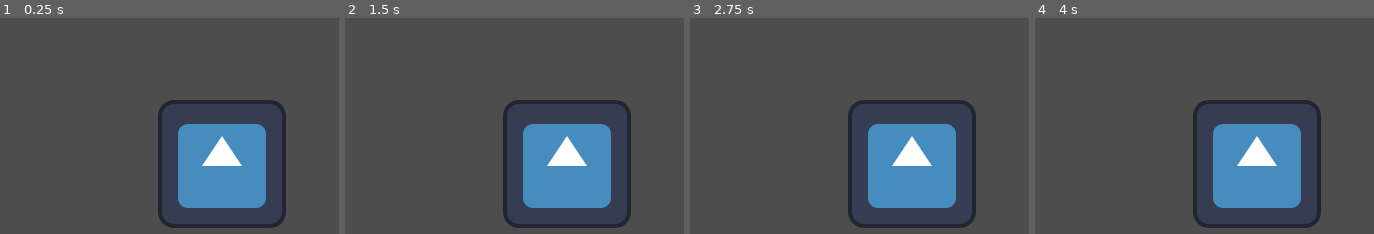
Above: before the commit, frames 1-4 (left to right).
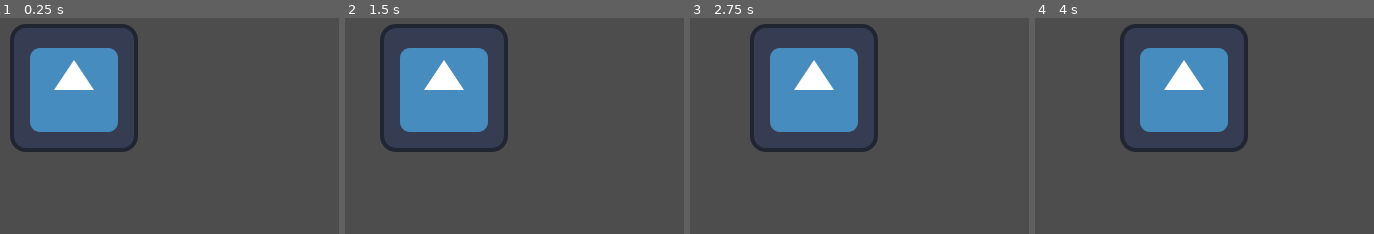
Above: after the commit, the same moments.

Repository: Oosh74/clear-code-tutorial-one
Game: Godot game, scene res://coding_4_data.tscn
Two runs of this game, one before a commit and one after it. Both use one fixed random seed, a clock stepped at 60 frames per second and the inputs below. This scene is started directly instead of the project's main scene. The engine's default icon, where the game draws it, is replaced by a stand-in: a white triangle on a blue panel in a dark square.
Inputs:
- Up to frame 1 (0.25 s): no input
- Up to frame 2 (1.5 s): no input
- Up to frame 3 (2.75 s): no input
- Up to frame 4 (4 s): no input

The runs differ from the first frame. In frame 1, 25% of the frame differs, in the area x 2-85%, y 2-98%; in frame 2, 25%; in frame 3, 25%; in frame 4, 24%.

Commit message:
Code part 5 done

Diff:
--- a/coding_boolean.gd
+++ b/coding_3_boolean.gd
@@ -37,7 +37,7 @@
 
 
 func _bottom_collision_detect(body: Node2D) -> void:
-	print(direction_y)
+	direction_y = "up"
 
 func _right_collision_detect(body: Node2D) -> void:
 	direction_x = "left"
--- a/coding_boolean.tscn
+++ b/coding_3_boolean.tscn
@@ -1,7 +1,7 @@
 [gd_scene format=3 uid="uid://bdsuy024gjln8"]
 
-[ext_resource type="Script" uid="uid://cl1h6arhr6j7e" path="res://coding_boolean.gd" id="1_ave4p"]
-[ext_resource type="Texture2D" uid="uid://dq3m1ckyy5fyy" path="res://icon.svg" id="1_edvyo"]
+[ext_resource type="Script" uid="uid://cl1h6arhr6j7e" path="res://coding_3_boolean.gd" id="1_qce8j"]
+[ext_resource type="Texture2D" uid="uid://dq3m1ckyy5fyy" path="res://icon.svg" id="2_sm0xf"]
 
 [sub_resource type="WorldBoundaryShape2D" id="WorldBoundaryShape2D_dsf4c"]
 
@@ -18,7 +18,7 @@
 size = Vector2(118, 110)
 
 [node name="CodingBoolean" type="Node2D" unique_id=1583381690]
-script = ExtResource("1_ave4p")
+script = ExtResource("1_qce8j")
 
 [node name="BottomColl" type="Area2D" parent="." unique_id=202391567]
 position = Vector2(355, 648)
--- a/coding_4_data.gd
+++ b/coding_4_data.gd
@@ -2,13 +2,37 @@
 
 @onready var sprite_2d: Sprite2D = $Sprite2D
 
-var pos := Vector2(500, 300)
+
+var direction := Vector2(1, 0)
+var speed = 20
+
+#Vectors
 #Vector to can also be accessed via variables
 var move_right := Vector2.RIGHT # this would be (1.0, 0.0), useful for moving right
 var move_down := Vector2.DOWN
 var move_left := Vector2.LEFT
 var move_up := Vector2.UP
 
-func _ready():
-	sprite_2d.position = pos
-	print(move_up)
+#func _ready():
+	#sprite_2d.position = direction
+	#print(move_up)
+
+func _process(delta: float) -> void:
+	sprite_2d.position += (direction * speed) * delta
+	print(sprite_2d.position * 3)
+	for i in example_array:
+		print('array example: ', i)
+
+	for i in example_dict:
+		print('dict array: ', i + ': ' + example_dict[i])
+
+#Arrays
+var example_array = ["hello", "goodbye", "adios", "muchacho"]
+
+#Dictionaries
+var example_dict = {
+	'a': 'Hello',
+	'b': 'Goodbye',
+	'c': 'Cacio',
+	'd': 'Pepe'
+}
--- /dev/null
+++ b/coding_5_funcs.gd
@@ -0,0 +1,43 @@
+extends Node2D
+
+var global_var := "Global variable" #accessible anywhere in the script
+
+
+func _ready() -> void:
+	print("READY!")
+	test_func() #will print default
+	test_func('ARGUMENT 123123123')
+	print('Global: ', global_var)
+	print('expected return test: ', test_func_two())
+	print(calc(6, 2, 'add'))
+	print(calc(6, 2, 'subtract'))
+	print(calc(6, 2, 'multiply'))
+	print(calc(6, 2, 'divide'))
+
+
+func test_func(param_one: String = "default value") -> String:
+	var local_var = 'local var to a function' #not accessible outside this function
+	print('paramater: ', param_one)
+	print('local: ', local_var )
+	return "Finished"
+
+func test_func_two(param: int = 1) -> int:
+	return param
+
+#Excercise:
+#	Create calc function where you can add two numbers and the operation as a string
+#	Example: calc(1,2,'plus')
+
+func calc(a:int, b:int, operator: String = 'add') -> int:
+	var result: int
+
+	if operator == 'add':
+		result = a + b
+	elif operator == 'subtract':
+		result = a - b
+	elif operator == 'multiply':
+		result = a * b
+	elif operator == 'divide':
+		result = a / b
+
+	return result
--- /dev/null
+++ b/coding_5_funcs.tscn
@@ -0,0 +1,10 @@
+[gd_scene format=3 uid="uid://bc4qip4qdrtan"]
+
+[ext_resource type="Script" uid="uid://c1g1d7f5xjkum" path="res://coding_5_funcs.gd" id="1_s6dwi"]
+[ext_resource type="Texture2D" uid="uid://dq3m1ckyy5fyy" path="res://icon.svg" id="2_thgnb"]
+
+[node name="coding_5_funcs" type="Node2D" unique_id=2121636746]
+script = ExtResource("1_s6dwi")
+
+[node name="Sprite2D" type="Sprite2D" parent="." unique_id=1519335780]
+texture = ExtResource("2_thgnb")
Renamed: coding_boolean.gd.uid -> coding_3_boolean.gd.uid
Not shown: 1 places in coding_3_boolean.tscn that only renumber resources
Not shown, added: coding_5_funcs.gd.uid
